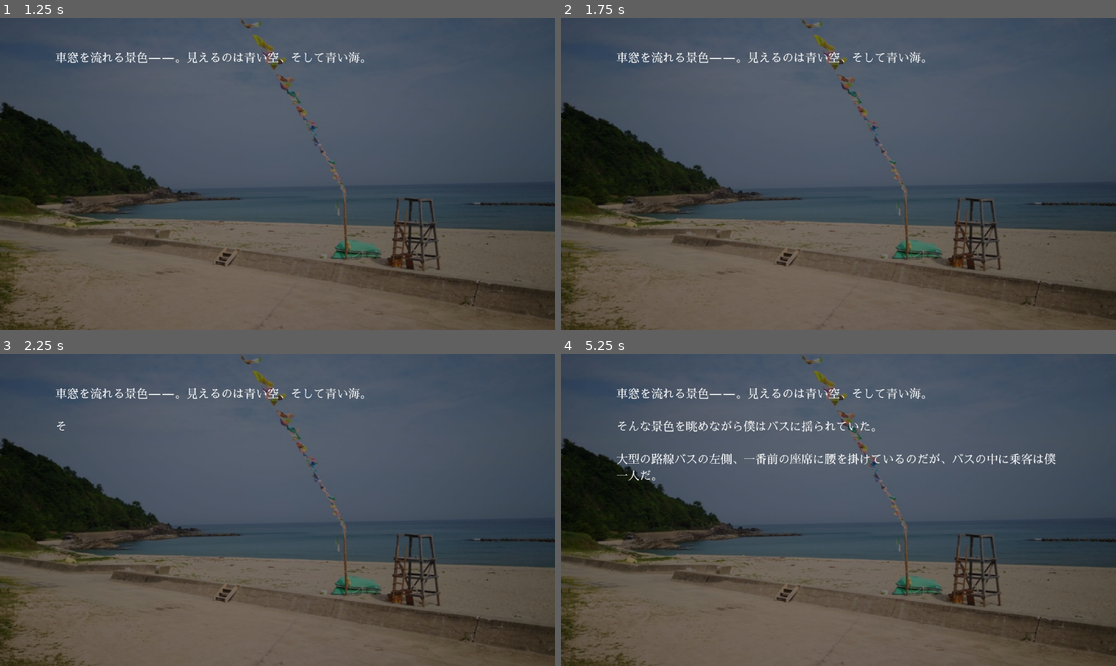
Above: before the commit, frames 1-4 (two rows, left to right).
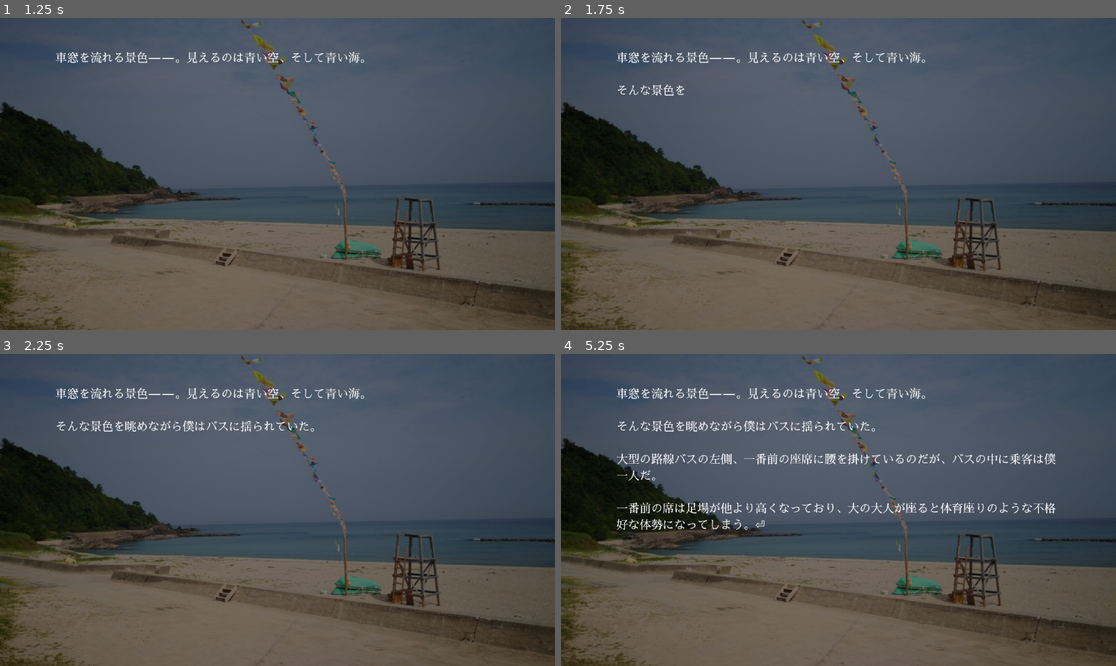
Above: after the commit, the same moments.

Repository: azukigame-s/kiminokoe
Game: Godot game, scene res://scenes/novel_system.tscn
Same seed, same stepped clock (60 frames per second), same inputs: the game is played once before the commit and once after it.
Inputs (mouse positions are in pixels of both pictures, inside the frame that each line leads up to):
- Up to frame 1 (1.25 s): move the mouse to (399, 158) at 0.52 s; click (399, 158) at 0.67 s
- Up to frame 2 (1.75 s): tap Enter at 1.25 s; move the mouse to (727, 189) at 1.27 s; click (727, 189) at 1.42 s
- Up to frame 3 (2.25 s): move the mouse to (333, 441) at 2.02 s; click (333, 441) at 2.17 s
- Up to frame 4 (5.25 s): move the mouse to (810, 572) at 2.77 s; click (810, 572) at 2.92 s; move the mouse to (1005, 556) at 3.52 s; click (1005, 556) at 3.67 s; move the mouse to (672, 463) at 4.27 s; click (672, 463) at 4.42 s; move the mouse to (866, 510) at 5.02 s; click (866, 510) at 5.17 s

Frame 1 is identical in both runs. In frame 2, 0.1% of the frame differs, in the area x 10-23%, y 21-25%; in frame 3, 0.5%; in frame 4, 1.2%, in the area x 10-90%, y 47-57%.

Commit message:
🐛 文字送りに2クリックかかっていた問題を解消

Diff:
--- a/scripts/novel_system.gd
+++ b/scripts/novel_system.gd
@@ -315,6 +315,11 @@
 			_update_displayed_text()
 			text_click_processed.emit()
 
+			# ここでTestScenarioの処理を待ち、次のテキストがバッファに追加されたかチェック
+			await get_tree().process_frame
+			if has_more_text_in_buffer():
+				display_next_text_from_buffer()
+
 # 背景変更
 func change_background(background_path):
 	if not background:
